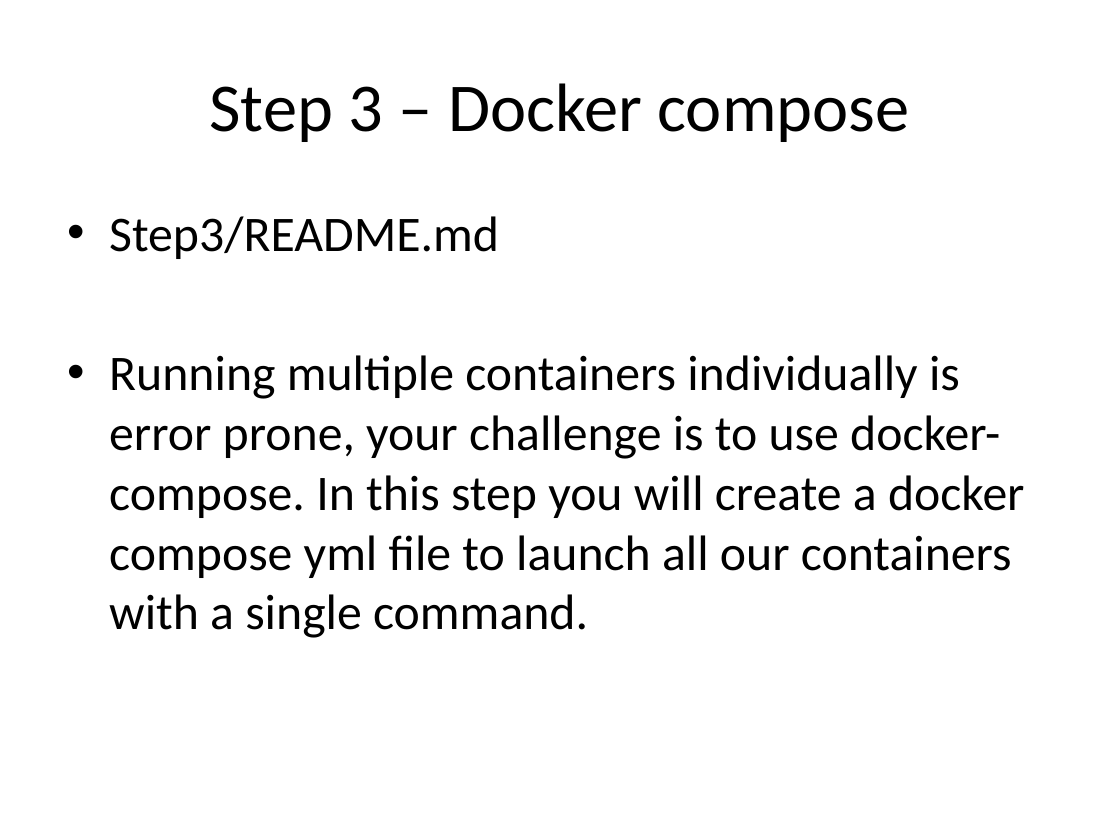
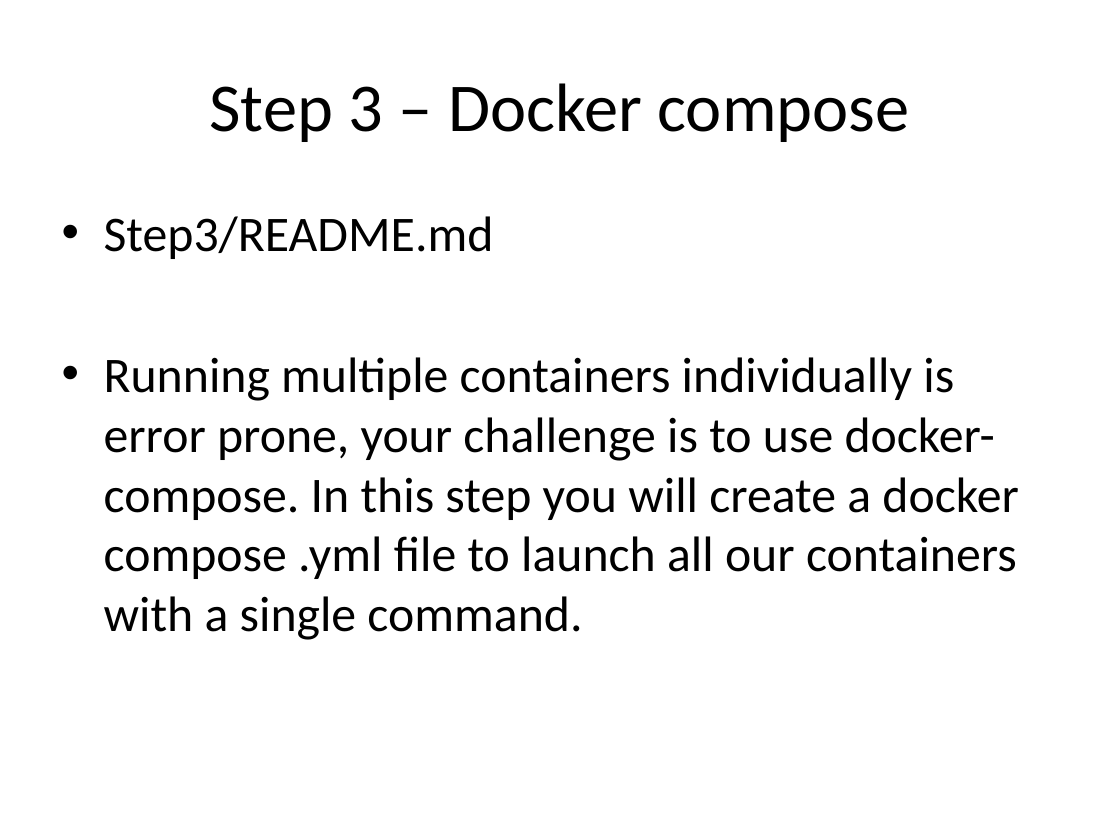
Before and after one commit to nearform/developing-microservices, a slide deck: slide 14 of presentation.pptx. Drawn at 1120x840 pixels with LibreOffice and Linux fonts; fonts in the diff are those of the drawing; background and template pictures are left out. Boxes give left, top, right and bottom in pixels: in the first picture for what was removed or moved away, otherwise in the second. Text is boxed around its words. In the diff, an @@ line names an element or a change of style, - is before the commit and + after.

```diff
--- a/presentation.pptx
+++ b/presentation.pptx
@@ text at <box>104,357,1019,640</box>: text changed @@
-• Running multiple containers individually is error prone, your challenge is to use docker-compose. In this step you will create a docker compose yml file to launch all our containers with a single command.
+• Running multiple containers individually is error prone, your challenge is to use docker-compose. In this step you will create a docker compose .yml file to launch all our containers with a single command.
```
Also in this commit, not shown: 15 other slides changed, 2 slides added, 2 slides removed.
